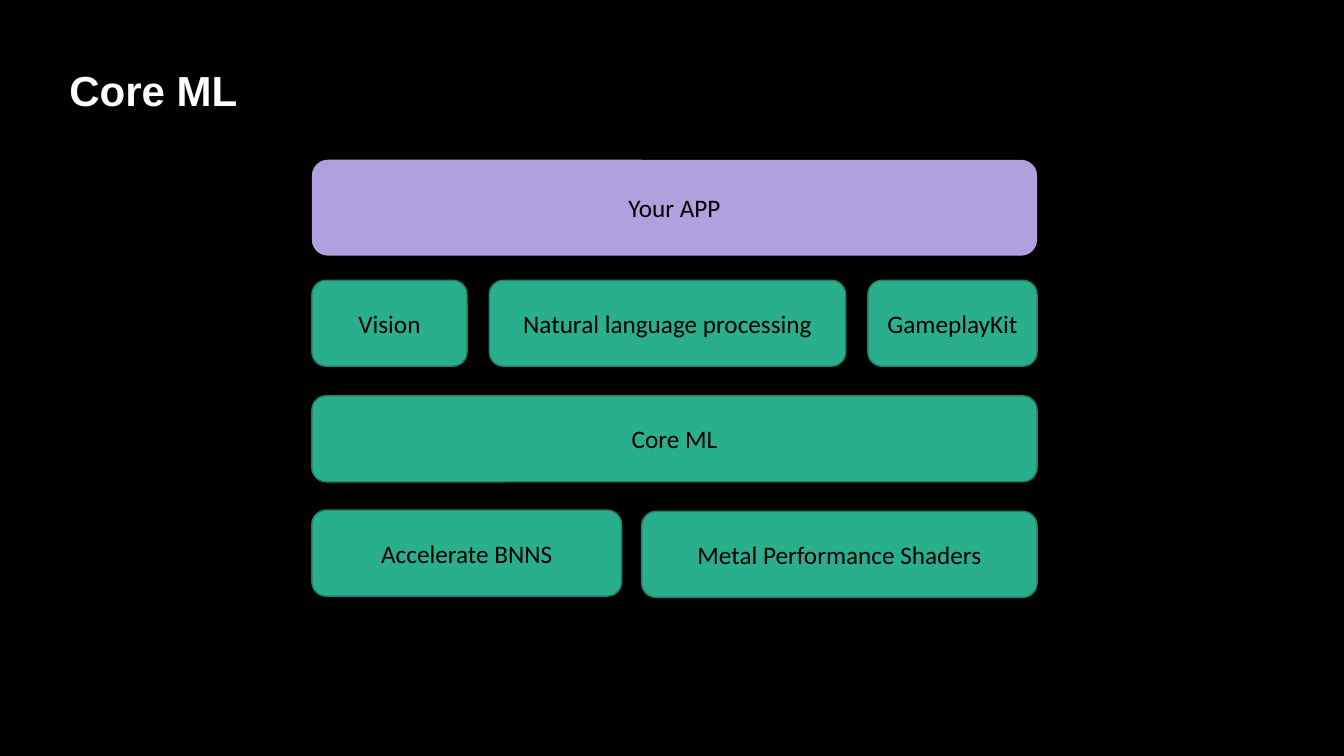
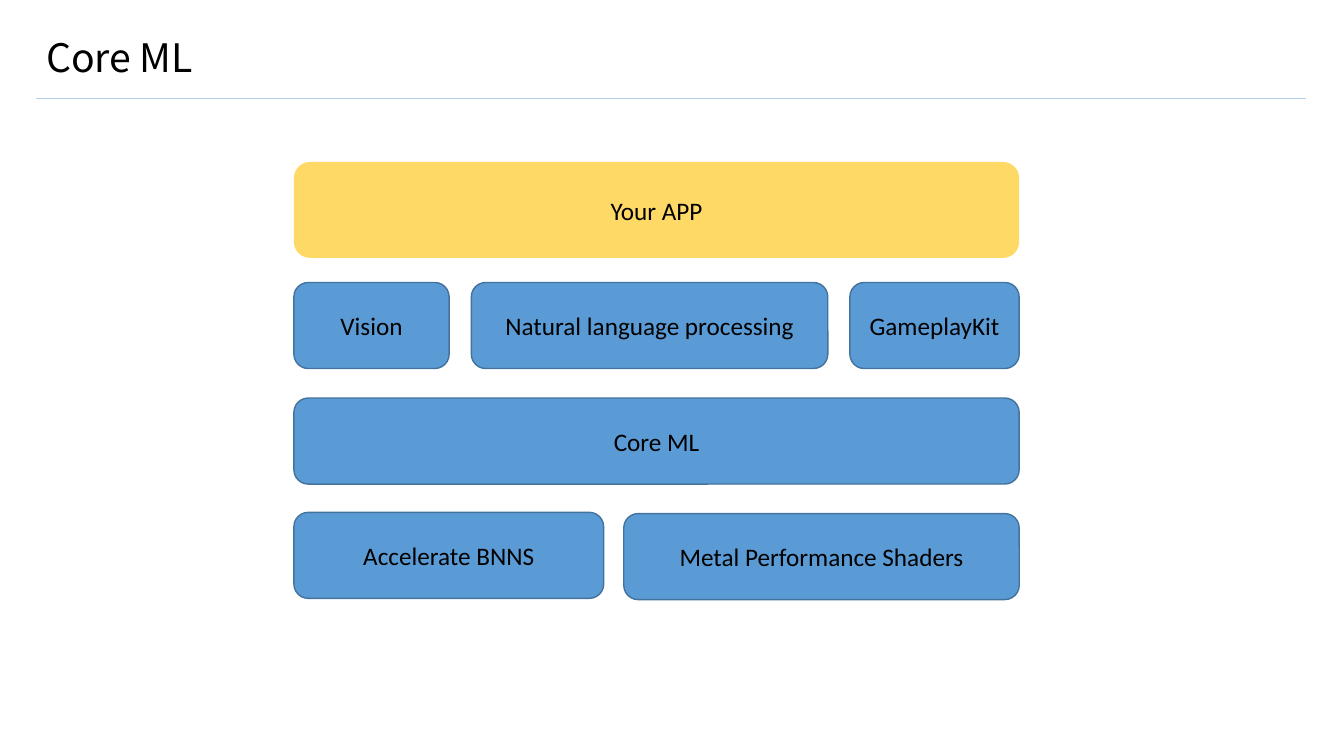
Before and after one commit to GuanyiLL/Study, a slide deck: slide 16 of Swift/CoreMLResearching/CoreML.pptx (slide 12 before the commit). Drawn at 1344x756 pixels with LibreOffice and Linux fonts; fonts in the diff are those of the drawing. Boxes give left, top, right and bottom in pixels: in the first picture for what was removed or moved away, otherwise in the second. Text is boxed around its words. In the diff, an @@ line names an element or a change of style, - is before the commit and + after.

```diff
--- a/Swift/CoreMLResearching/CoreML.pptx
+++ b/Swift/CoreMLResearching/CoreML.pptx
@@ background #000000 to #FFFFFF @@
@@ title "Core ML": place and size @@
-title "Core ML" at (69, 76, 238, 107)
+title "Core ML" at (46, 42, 193, 73)
@@ title "Core ML" at (46, 42, 193, 73): size 30 to 28 pt, font Arial to Noto Sans CJK SC, text colour #FFFFFF to #000000, bold off; line spacing 1 to 0.9; vertical alignment top to middle @@
@@ line added from (36, 99) to (1306, 99), #B5D2EC 0.5 pt @@
@@ rounded rectangle "Your APP" at (294, 162, 1020, 258): fill #B0A0DD to #FFD966 @@
@@ rounded rectangle "Natural language processing": place and size @@
-rounded rectangle "Natural language processing" at (489, 280, 846, 366)
+rounded rectangle "Natural language processing" at (472, 282, 829, 368)
@@ 5 rounded rectangles: place and size @@
-5 rounded rectangles at (312, 160, 1037, 596)
+5 rounded rectangles at (294, 162, 1020, 598)
@@ fill #29AF8C to #5B9BD5; outline #1E8168 1 pt to #43739E 1 pt in 6 elements at (294, 282, 450, 368), (294, 398, 1020, 484), (294, 512, 604, 598), (472, 282, 829, 368), (850, 282, 1019, 368), (624, 514, 1019, 600) @@
@@ rounded rectangle "Metal Performance Shaders": place and size @@
-rounded rectangle "Metal Performance Shaders" at (642, 511, 1037, 597)
+rounded rectangle "Metal Performance Shaders" at (624, 514, 1019, 600)
```
Also in this commit, not shown: 13 other slides changed, 16 slides added, 10 slides removed.
